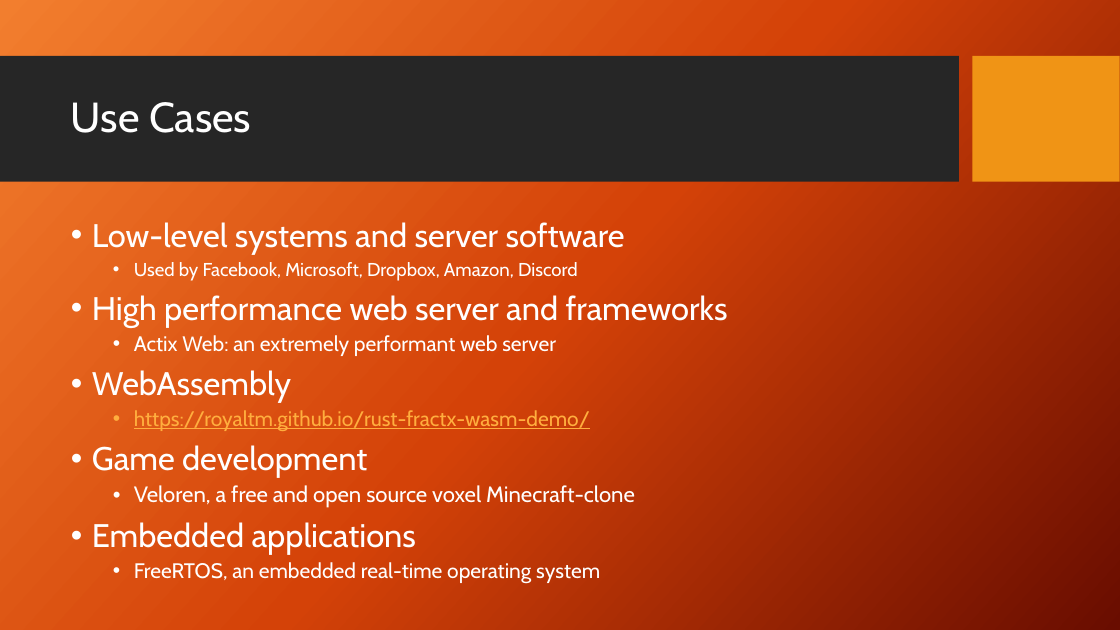
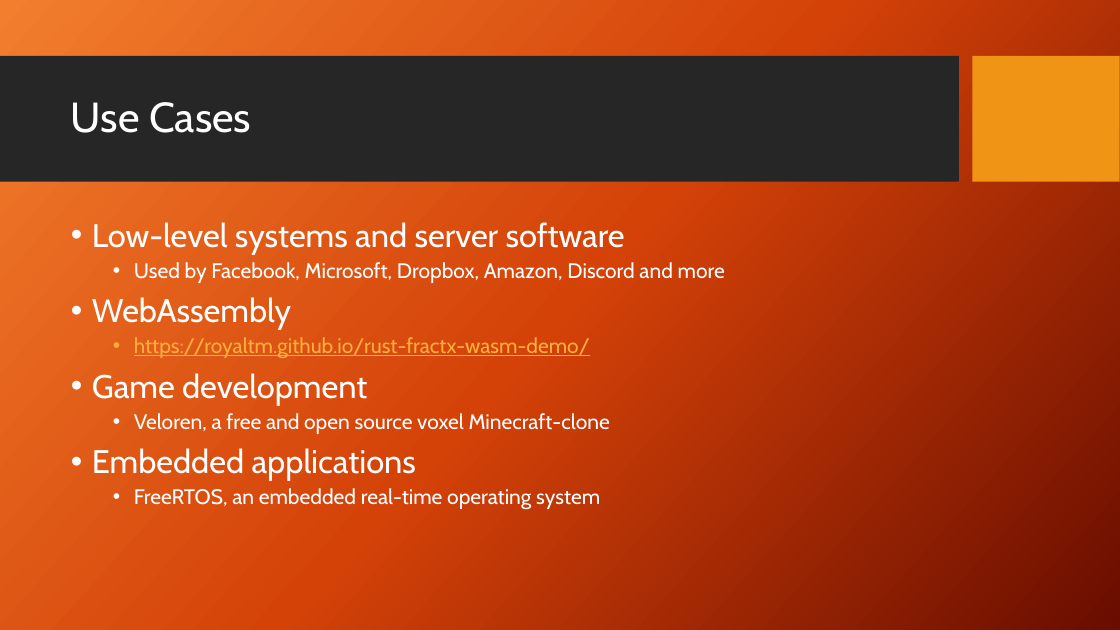
Before and after one commit to DaniloHP/csc372project1, a slide deck: slide 7 of Rust.pptx. Drawn at 1120x630 pixels with LibreOffice and Linux fonts; fonts in the diff are those of the drawing; background and template pictures are left out. Boxes give left, top, right and bottom in pixels: in the first picture for what was removed or moved away, otherwise in the second. Text is boxed around its words. In the diff, an @@ line names an element or a change of style, - is before the commit and + after.

```diff
--- a/Rust.pptx
+++ b/Rust.pptx
@@ text at (x1=134, y1=262, x2=725, y2=283): text changed; size 16 to 18 pt @@
-  • Used by Facebook, Microsoft, Dropbox, Amazon, Discord
-• High performance web server and frameworks
-  • Actix Web: an extremely performant web server
+  • Used by Facebook, Microsoft, Dropbox, Amazon, Discord and more
@@ text at (x1=134, y1=413, x2=610, y2=434): size 19 to 18 pt in "Veloren, a free and open source voxel ..." @@
```
Also in this commit, not shown: 14 other slides changed.
